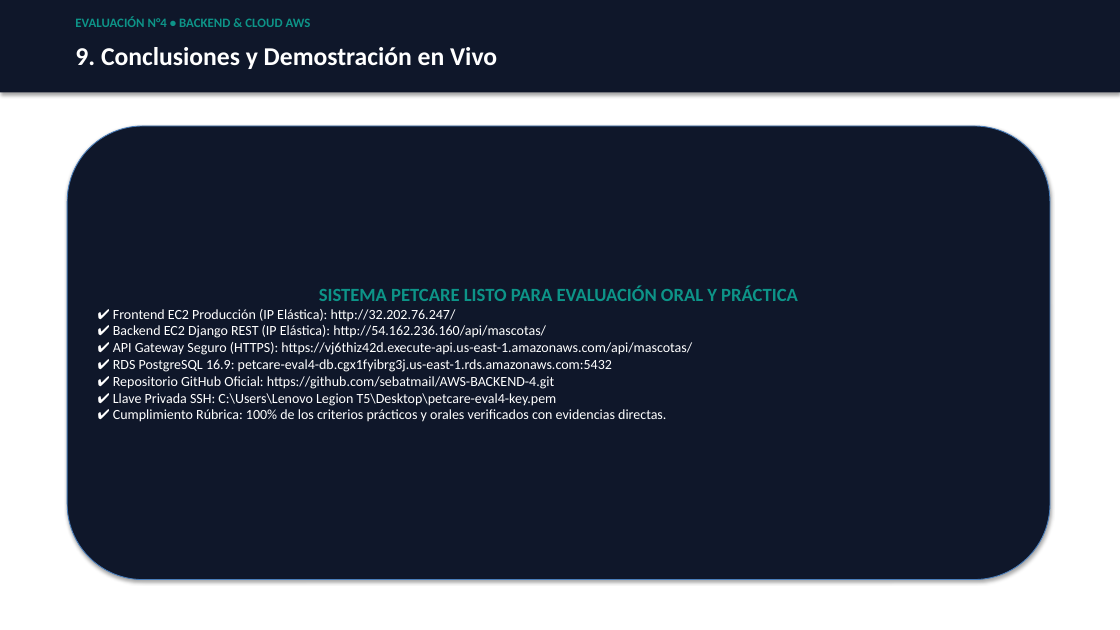
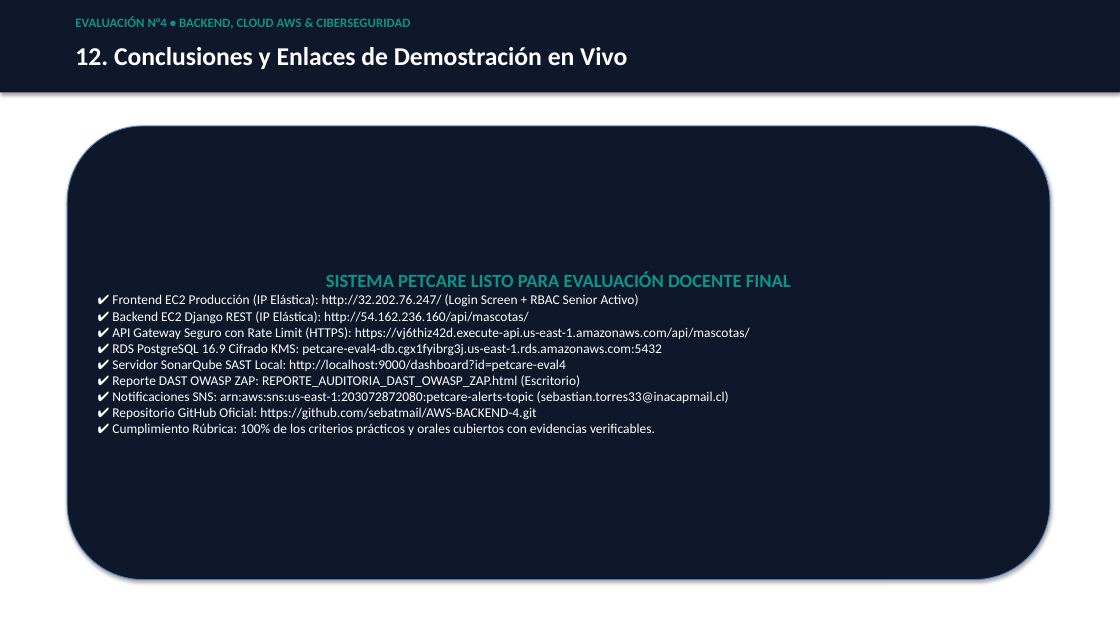
Before and after one commit to sebatmail/AWS-BACKEND-4, a slide deck: slide 13 of docs/PRESENTACION_EVALUACION_4_SEBASTIAN_TORRES.pptx (slide 10 before the commit). Drawn at 1120x630 pixels with LibreOffice and Linux fonts; fonts in the diff are those of the drawing. Boxes give left, top, right and bottom in pixels: in the first picture for what was removed or moved away, otherwise in the second. Text is boxed around its words. In the diff, an @@ line names an element or a change of style, - is before the commit and + after.

Commit message:
docs: add SAST and DAST security audit evidence, updated presentation and rubric reports

```diff
--- a/docs/PRESENTACION_EVALUACION_4_SEBASTIAN_TORRES.pptx
+++ b/docs/PRESENTACION_EVALUACION_4_SEBASTIAN_TORRES.pptx
@@ text at bbox=[75, 16, 410, 29]: text changed @@
-EVALUACIÓN N°4 • BACKEND & CLOUD AWS
+EVALUACIÓN N°4 • BACKEND, CLOUD AWS & CIBERSEGURIDAD
@@ text at bbox=[75, 47, 627, 69]: text changed @@
-9. Conclusiones y Demostración en Vivo
+12. Conclusiones y Enlaces de Demostración en Vivo
@@ text in rounded rectangle at bbox=[112, 272, 791, 307]: text changed; size 12 to 11.5 pt @@
-SISTEMA PETCARE LISTO PARA EVALUACIÓN ORAL Y PRÁCTICA
-✔ Frontend EC2 Producción (IP Elástica): http://32.202.76.247/
+SISTEMA PETCARE LISTO PARA EVALUACIÓN DOCENTE FINAL
+✔ Frontend EC2 Producción (IP Elástica): http://32.202.76.247/ (Login Screen + RBAC Senior Activo)
@@ text in rounded rectangle at bbox=[112, 327, 750, 403]: text changed; size 12 to 11.5 pt @@
-✔ API Gateway Seguro (HTTPS): https://vj6thiz42d.execute-api.us-east-1.amazonaws.com/api/mascotas/
-✔ RDS PostgreSQL 16.9: petcare-eval4-db.cgx1fyibrg3j.us-east-1.rds.amazonaws.com:5432
+✔ API Gateway Seguro con Rate Limit (HTTPS): https://vj6thiz42d.execute-api.us-east-1.amazonaws.com/api/mascotas/
+✔ RDS PostgreSQL 16.9 Cifrado KMS: petcare-eval4-db.cgx1fyibrg3j.us-east-1.rds.amazonaws.com:5432
+✔ Servidor SonarQube SAST Local: http://localhost:9000/dashboard?id=petcare-eval4
+✔ Reporte DAST OWASP ZAP: REPORTE_AUDITORIA_DAST_OWASP_ZAP.html (Escritorio)
+✔ Notificaciones SNS: arn:aws:sns:us-east-1:203072872080:petcare-alerts-topic (sebastian.torres33@inacapmail.cl)
@@ text in rounded rectangle at bbox=[112, 311, 536, 420]: size 12 to 11.5 pt in "✔ Backend EC2 Django REST (IP Elástica): ...", "✔ Repositorio GitHub Oficial: https://github.com/sebatmail/A ..." @@
@@ text in rounded rectangle at bbox=[112, 423, 655, 435]: text changed; size 12 to 11.5 pt @@
-✔ Llave Privada SSH: C:\Users\Lenovo Legion T5\Desktop\petcare-eval4-key.pem
-✔ Cumplimiento Rúbrica: 100% de los criterios prácticos y orales verificados con evidencias directas.
+✔ Cumplimiento Rúbrica: 100% de los criterios prácticos y orales cubiertos con evidencias verificables.
```
Also in this commit, not shown: 9 other slides changed, 3 slides added, 9 other files.
